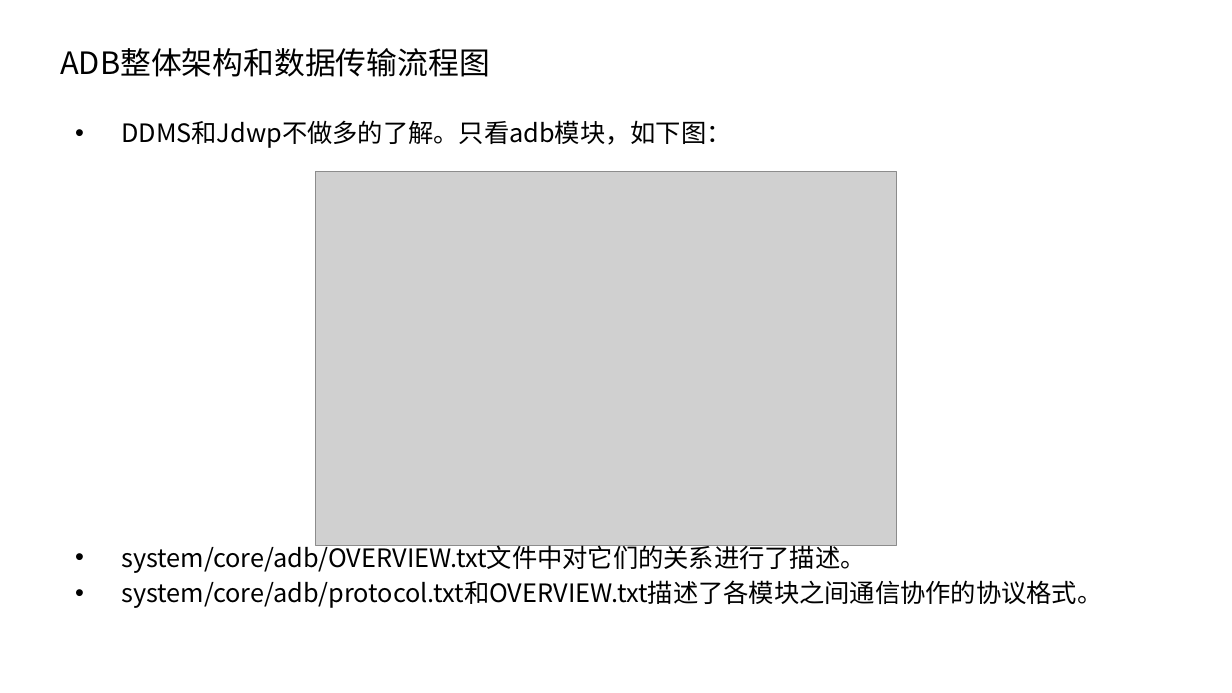
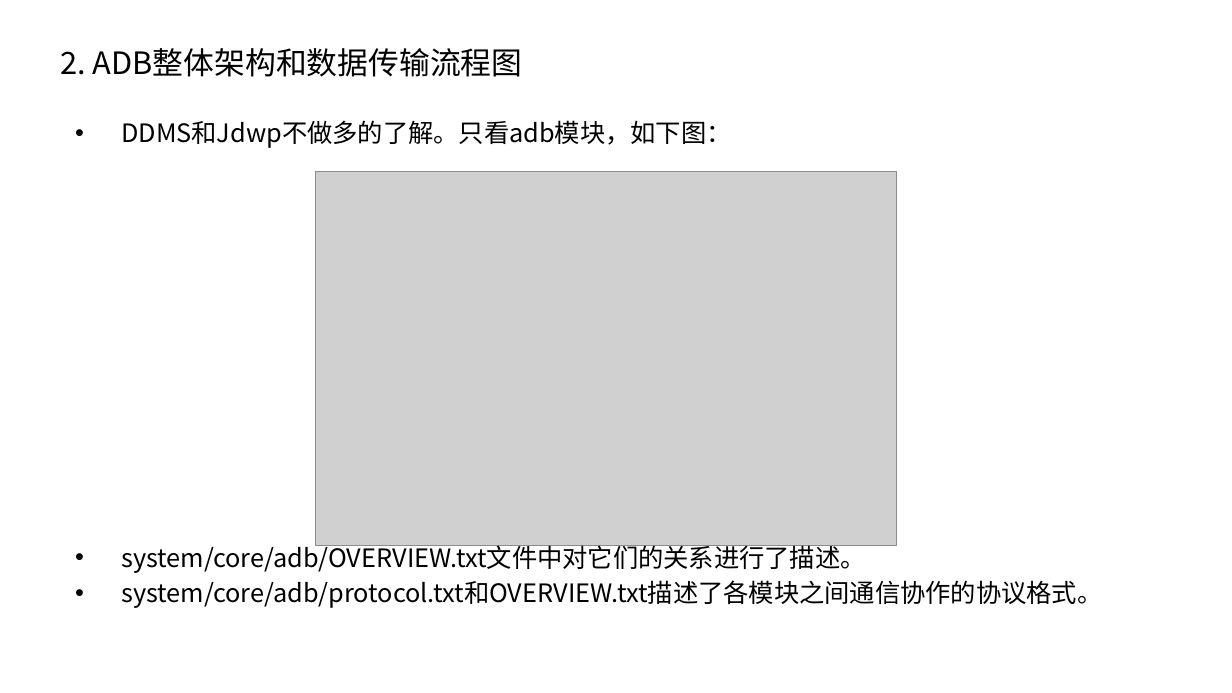
Before and after one commit to phybio/adb, a slide deck: slide 5 of adb.pptx. Drawn at 1232x693 pixels with LibreOffice and Linux fonts; fonts in the diff are those of the drawing; grey boxes stand for pictures; background and template pictures are left out. Boxes give left, top, right and bottom in pixels: in the first picture for what was removed or moved away, otherwise in the second. Text is boxed around its words. In the diff, an @@ line names an element or a change of style, - is before the commit and + after.

```diff
--- a/adb.pptx
+++ b/adb.pptx
@@ title at bbox=[60, 48, 523, 77]: text changed @@
-ADB整体架构和数据传输流程图
+2. ADB整体架构和数据传输流程图
```
Also in this commit, not shown: 17 other slides changed, 2 slides added.
